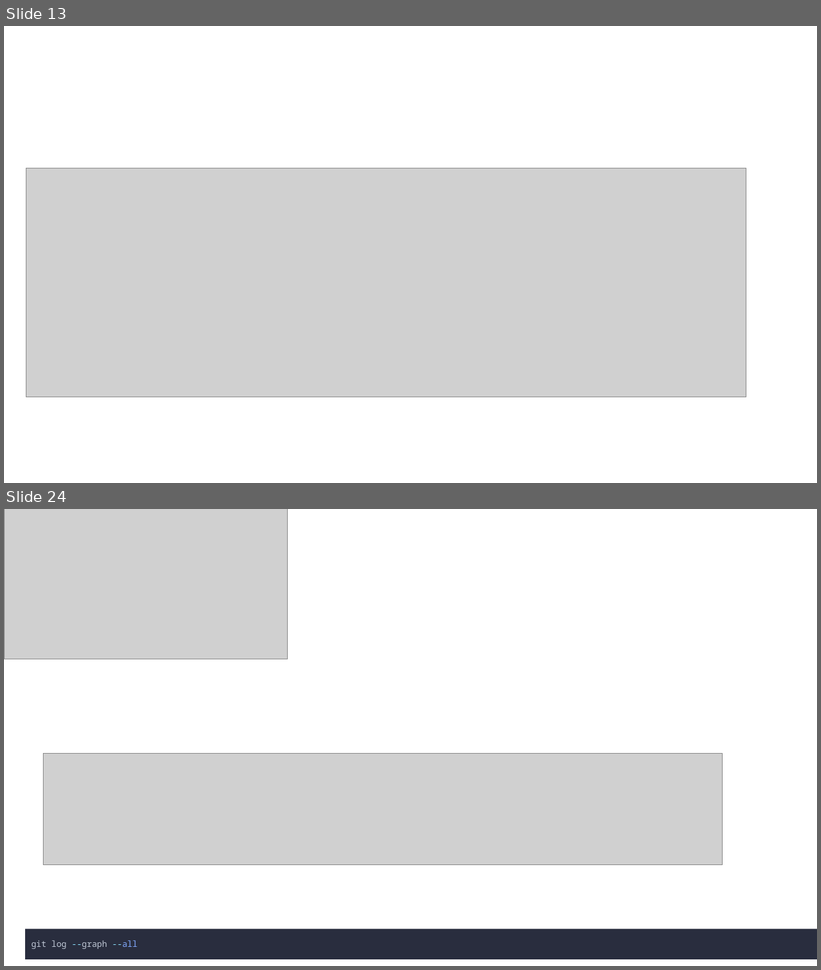
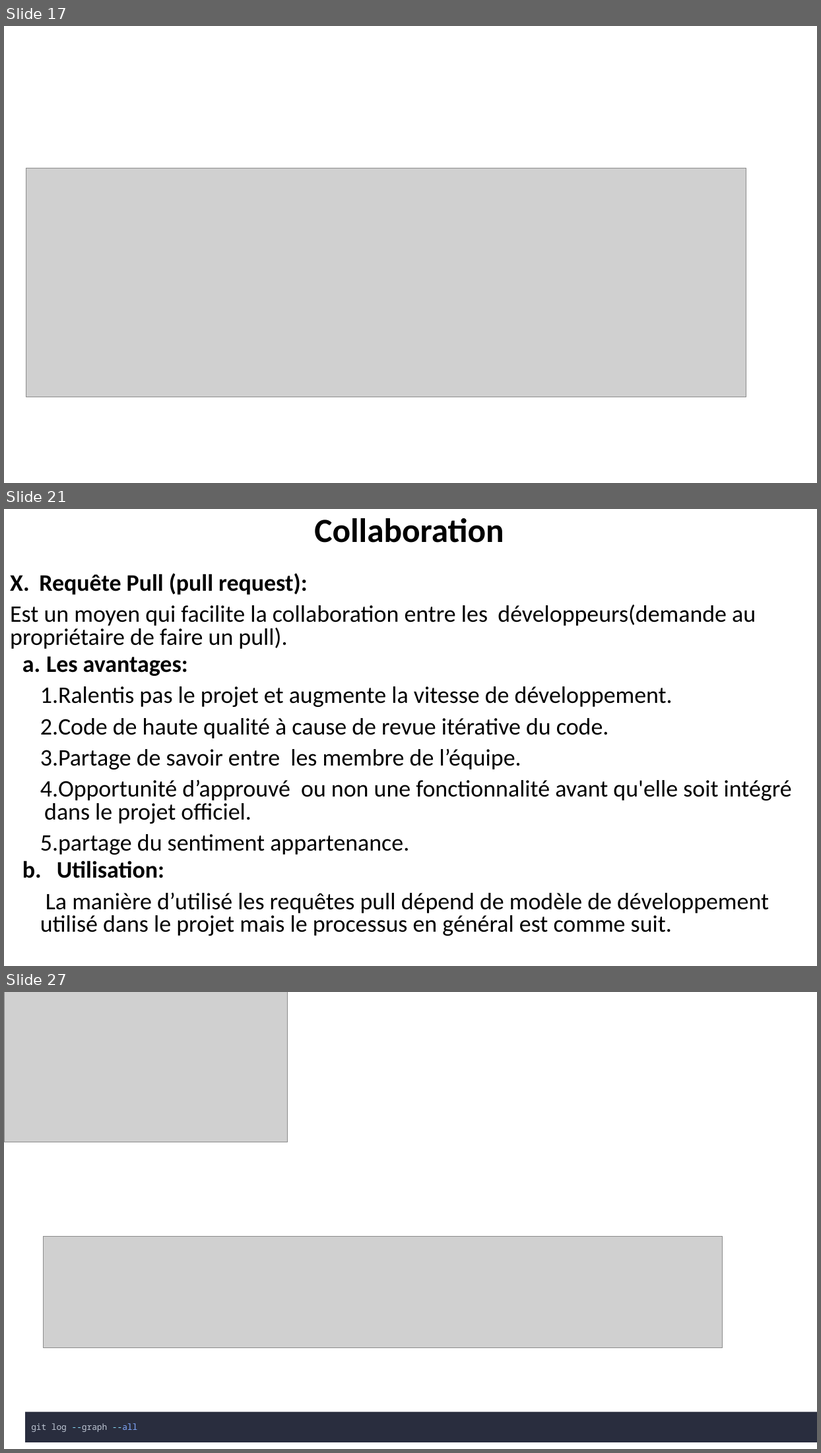
Before and after one commit to belakebiboussad/form, a slide deck: Formation Git.pptx. Shown one above the other, each under a label of ours: slides 13 and 24 before the commit, slides 17, 21 and 27 after it; the slides between them are not shown. The pictures are 821x970 and 821x1453 pixels, drawn with LibreOffice and Linux fonts; fonts in the diff are those of the drawing; grey boxes stand for pictures. Boxes give left, top, right and bottom in pixels: in the first picture for what was removed or moved away, otherwise in the second. Text is boxed around its words. In the diff, an @@ line names an element or a change of style, - is before the commit and + after.

```diff
--- a/Formation Git.pptx
+++ b/Formation Git.pptx
@@ slide 21 added at (4, 509, 817, 966), background #FFFFFF @@
@@ title added at (314, 518, 504, 543), 40 pt, text #000000, bold @@
+Collaboration
@@ text added at (10, 573, 792, 936), 28 pt, text #000000 @@
+X. Requête Pull (pull request):
+Est un moyen qui facilite la collaboration entre les développeurs(demande au propriétaire de faire un pull).
+  a. Les avantages:
+1. Ralentis pas le projet et augmente la vitesse de développement.
+2. Code de haute qualité à cause de revue itérative du code.
+3. Partage de savoir entre les membre de l’équipe.
+4. Opportunité d’approuvé ou non une fonctionnalité avant qu'elle soit intégré dans le projet officiel.
+5. partage du sentiment appartenance.
+  b. Utilisation:
+La manière d’utilisé les requêtes pull dépend de modèle de développement utilisé dans le projet mais le processus en général est comme suit.
@@ what was slide 13 is now slide 17 @@
@@ what was slide 24 is now slide 27 @@
```
Also in this commit, not shown: 18 slides changed, 2 other slides added, 2 other files.
